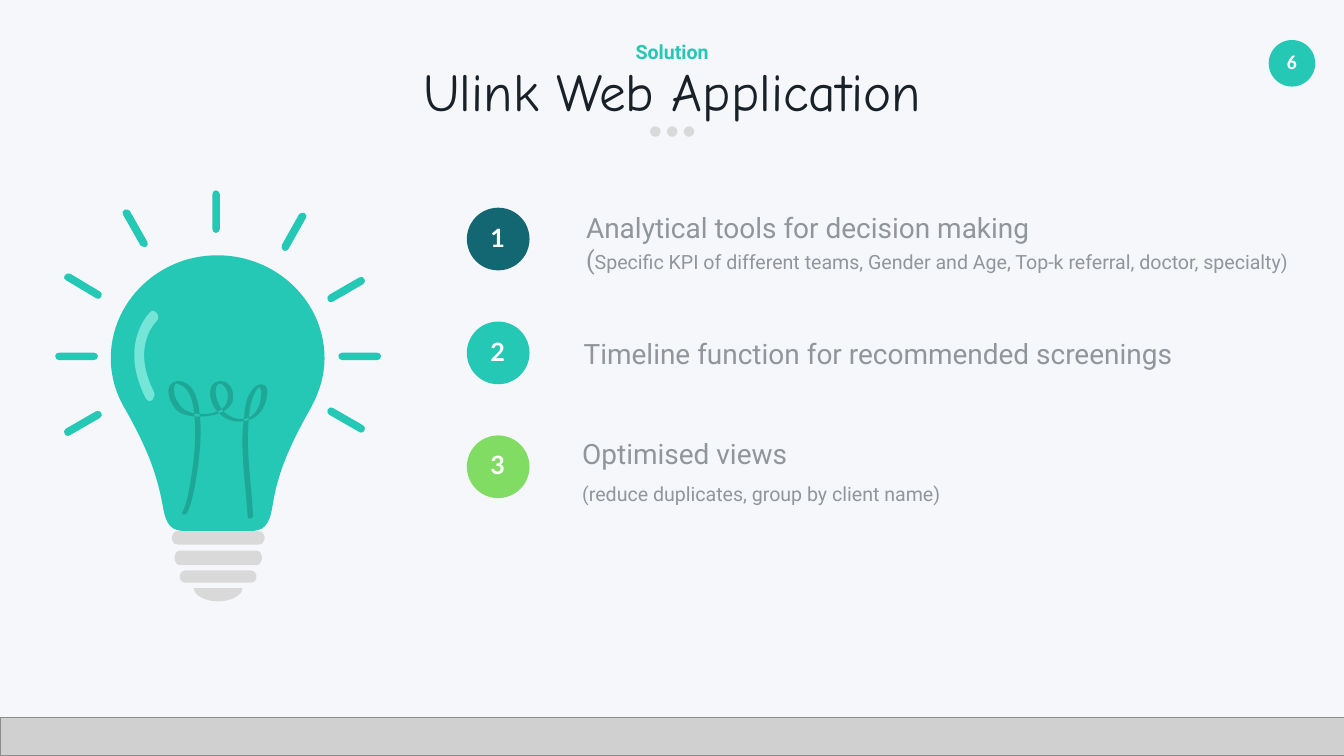
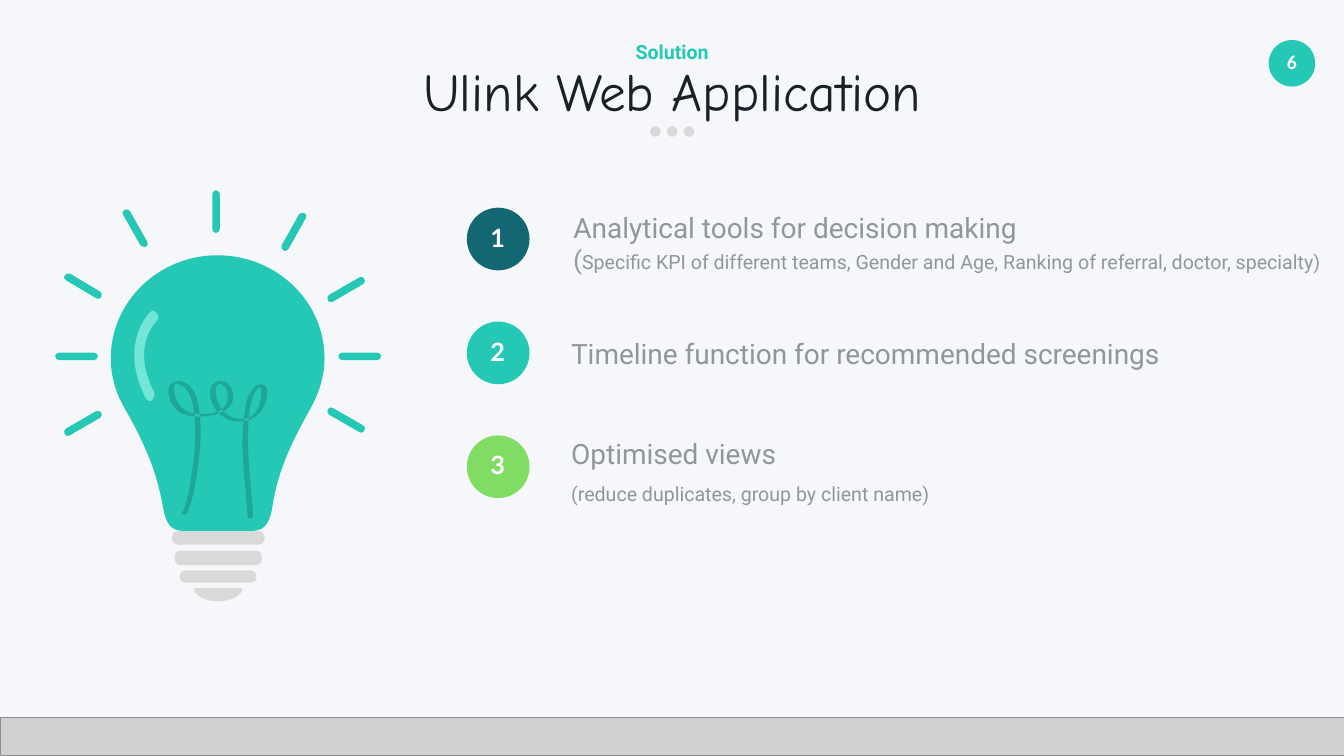
Before and after one commit to seankwok/Ulink, a slide deck: slide 6 of Documentation/Deliverables/Deliverables/Acceptance Slides (3 Nov 11PM) .pptx. Drawn at 1344x756 pixels with LibreOffice and Linux fonts; fonts in the diff are those of the drawing; grey boxes stand for pictures. Boxes give left, top, right and bottom in pixels: in the first picture for what was removed or moved away, otherwise in the second. Text is boxed around its words. In the diff, an @@ line names an element or a change of style, - is before the commit and + after.

```diff
--- a/Documentation/Deliverables/Deliverables/Acceptance Slides (3 Nov 11PM) .pptx
+++ b/Documentation/Deliverables/Deliverables/Acceptance Slides (3 Nov 11PM) .pptx
@@ text "Analytical tools for decision making": place and size @@
-text "Analytical tools for decision making" at [586, 217, 1287, 273]
+text "Analytical tools for decision making" at [573, 217, 1320, 273]
@@ text at [582, 254, 1320, 273]: text changed @@
-(Specific KPI of different teams, Gender and Age, Top-k referral, doctor, specialty)
+(Specific KPI of different teams, Gender and Age, Ranking of referral, doctor, specialty)
@@ text "Timeline function for recommended screenings": place and size @@
-text "Timeline function for recommended screenings" at [584, 343, 1172, 370]
+text "Timeline function for recommended screenings" at [571, 343, 1160, 370]
@@ text "Optimised views": place and size @@
-text "Optimised views" at [582, 443, 940, 505]
+text "Optimised views" at [571, 443, 929, 505]
```
Also in this commit, not shown: 2 other slides changed, 2 other files.
